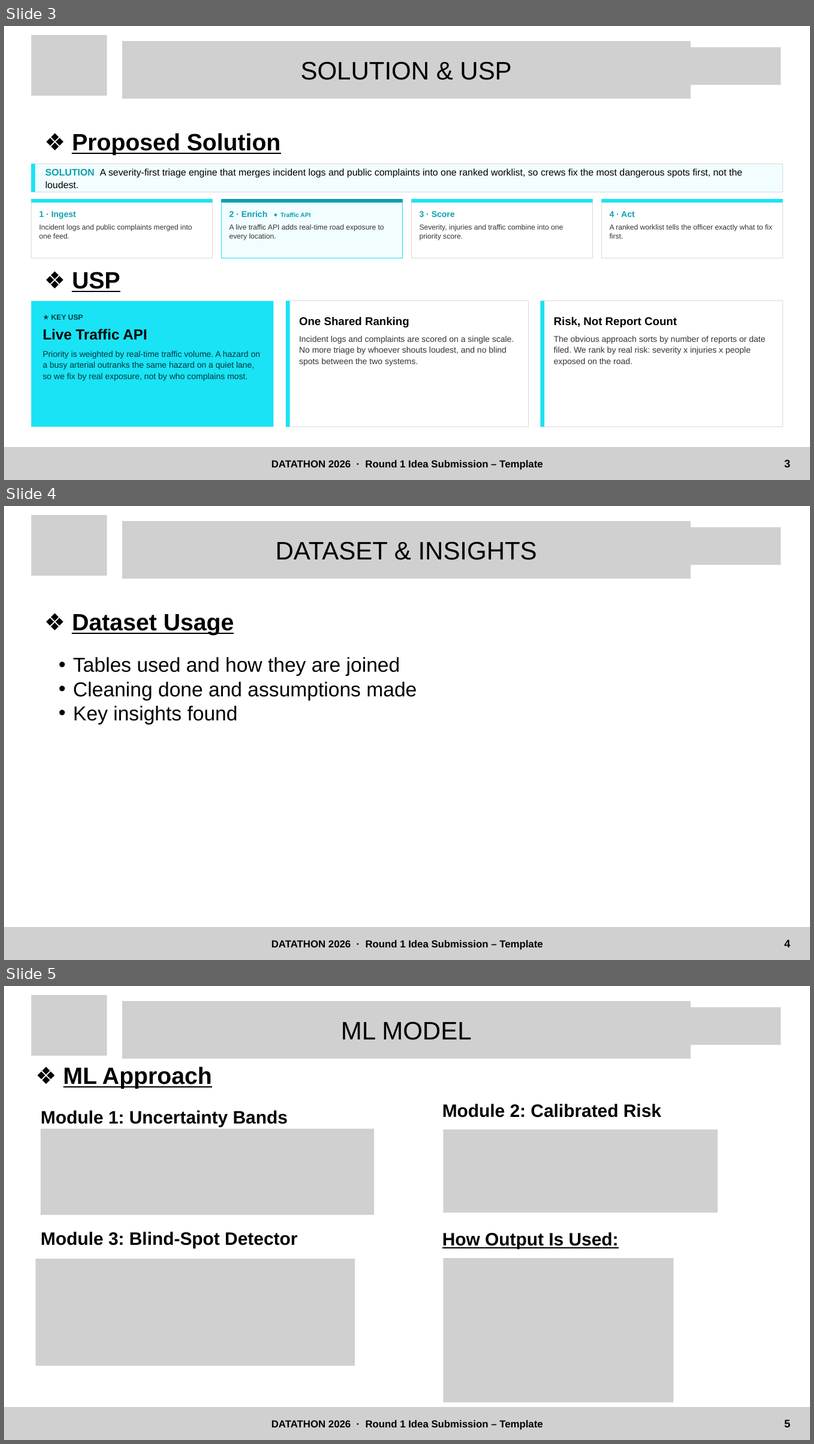
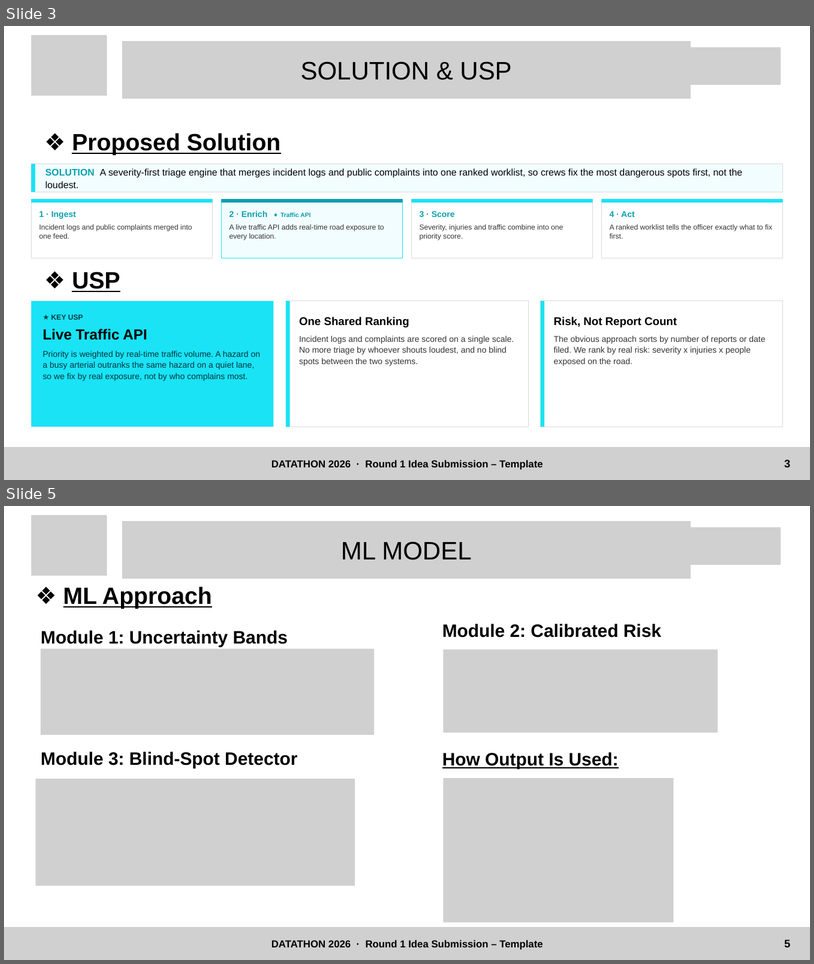
Before and after one commit to 0xteamCookie/Mendwell, a slide deck: ppt.pptx. Shown one above the other, each under a label of ours: slides 3, 4 and 5 before the commit, slides 3 and 5 after it; the slides between them are not shown. The pictures are 814x1444 and 814x964 pixels, drawn with LibreOffice and Linux fonts; fonts in the diff are those of the drawing; grey boxes stand for pictures. Boxes give left, top, right and bottom in pixels: in the first picture for what was removed or moved away, otherwise in the second. Text is boxed around its words. In the diff, an @@ line names an element or a change of style, - is before the commit and + after.

```diff
--- a/ppt.pptx
+++ b/ppt.pptx
@@ slide 4 removed at (4, 506, 810, 960), background #FFFFFF @@
@@ picture removed at (32, 515, 107, 576) @@
@@ picture removed at (122, 522, 691, 579) @@
@@ text removed at (276, 541, 537, 560) @@
-DATASET & INSIGHTS
@@ picture removed at (682, 528, 781, 565) @@
@@ text removed at (72, 614, 234, 635) @@
-❖ Dataset Usage
@@ text removed at (73, 657, 417, 724) @@
-  • Tables used and how they are joined
-  • Cleaning done and assumptions made
-  • Key insights found
@@ freeform shape removed at (4, 927, 810, 960) @@
@@ picture removed at (4, 927, 810, 960) @@
@@ picture removed at (724, 927, 791, 960) @@
@@ text removed at (272, 940, 543, 949) @@
-DATATHON 2026 · Round 1 Idea Submission – Template
@@ text removed at (785, 939, 791, 947) @@
-4
```
Also in this commit, not shown: 1 slide changed, 1 slide added, 5 other files.
